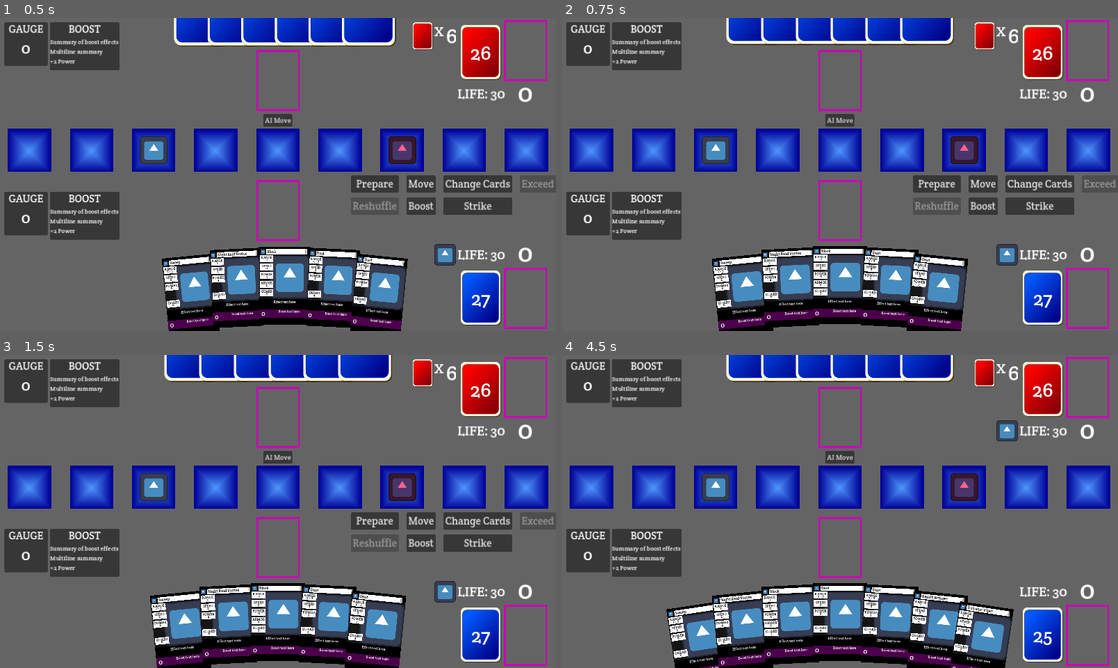
Above: before the commit, frames 1-4 (two rows, left to right).
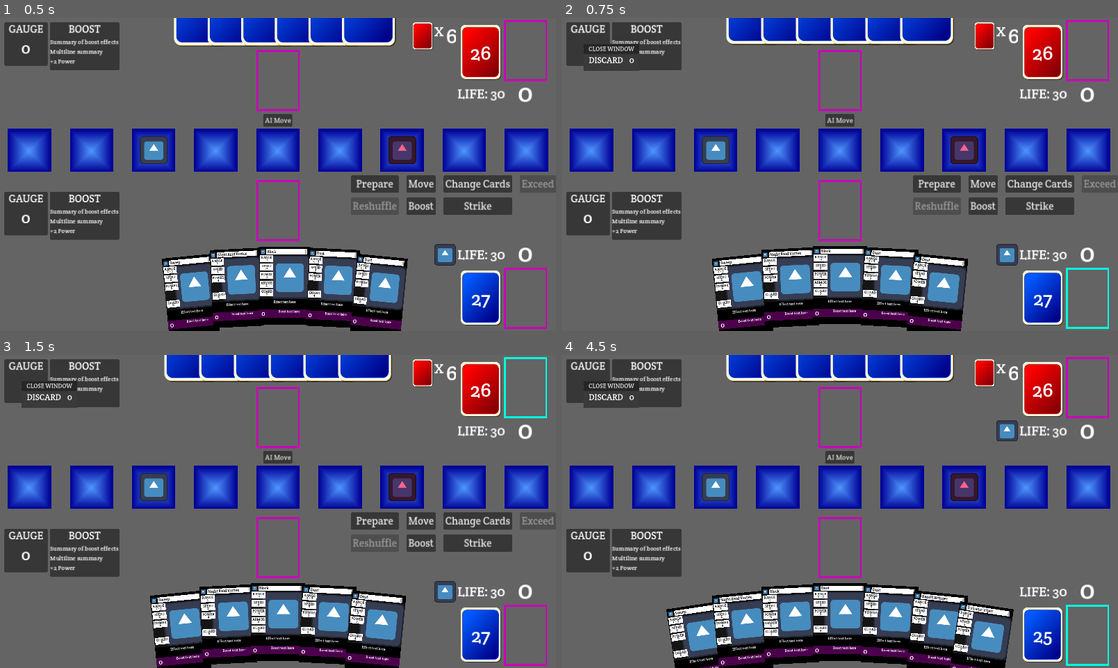
Above: after the commit, the same moments.

Repository: daniel-k-taylor/exceedgameclient
Game: Godot game, scene res://scenes/game/game.tscn
The game is run twice, just before and just after one commit, with the same random seed, the same clock (stepped at 60 frames per second) and the same inputs. The engine's default icon, where the game draws it, is replaced by a stand-in: a white triangle on a blue panel in a dark square.
Inputs (mouse positions are in pixels of both pictures, inside the frame that each line leads up to):
- Up to frame 1 (0.5 s): no input
- Up to frame 2 (0.75 s): click (1090, 299) at 0.52 s
- Up to frame 3 (1.5 s): click (528, 386) at 1.27 s
- Up to frame 4 (4.5 s): click "AI Move" at 2 s; click "Prepare" at 2.75 s; click (1040, 636) at 3.52 s; click (1090, 636) at 4.27 s

Frame 1 is identical in both runs. In frame 2, 0.6% of the frame differs, in the area x 3-99%, y 8-100%; in frame 3, 0.6%; in frame 4, 0.6%.

Commit message:
Discard viewing done

Diff:
--- a/scenes/card/card_base.gd
+++ b/scenes/card/card_base.gd
@@ -22,7 +22,7 @@
 	CardState_InDeck,
 	CardState_InHand,
 	CardState_InGauge,
-	CardState_InGauge_Popout,
+	CardState_InPopout,
 	CardState_Discarding,
 	CardState_Discarded,
 	CardState_InStrike,
@@ -92,7 +92,7 @@
 			visible = true
 
 	match state:
-		CardState.CardState_InHand, CardState.CardState_InStrike, CardState.CardState_InGauge_Popout, CardState.CardState_Focusing:
+		CardState.CardState_InHand, CardState.CardState_InStrike, CardState.CardState_InPopout, CardState.CardState_Focusing:
 			set_hover_visible(true)
 		_:
 			set_hover_visible(false)
@@ -297,7 +297,7 @@
 
 func _on_focus_mouse_entered():
 	match state:
-		CardState.CardState_InHand, CardState.CardState_Unfocusing, CardState.CardState_InStrike, CardState.CardState_InGauge_Popout:
+		CardState.CardState_InHand, CardState.CardState_Unfocusing, CardState.CardState_InStrike, CardState.CardState_InPopout:
 			focus()
 
 
--- a/scenes/game/card_popout.tscn
+++ b/scenes/game/card_popout.tscn
@@ -1,11 +1,15 @@
-[gd_scene load_steps=3 format=3 uid="uid://dxtsdthw5sxbc"]
+[gd_scene load_steps=4 format=3 uid="uid://dxtsdthw5sxbc"]
 
 [ext_resource type="Texture2D" uid="uid://dh8tat2r8ttx1" path="res://assets/cards/card_border_highlight.png" id="1_jo5c8"]
 [ext_resource type="Script" path="res://scenes/game/card_popout.gd" id="1_n2e25"]
+
+[sub_resource type="StyleBoxFlat" id="StyleBoxFlat_r26q8"]
+bg_color = Color(0.227451, 0.227451, 0.227451, 1)
 
 [node name="CardPopout" type="PanelContainer"]
 offset_right = 250.0
 offset_bottom = 350.0
+theme_override_styles/panel = SubResource("StyleBoxFlat_r26q8")
 script = ExtResource("1_n2e25")
 
 [node name="PopoutVBox" type="VBoxContainer" parent="."]
--- a/scenes/game/game.gd
+++ b/scenes/game/game.gd
@@ -128,8 +128,12 @@
 		if event is InputEventMouseButton and event.is_released():
 			pass
 
-func discard_card(card, discard_location, new_parent, is_player : bool):
-	var discard_pos = discard_location.global_position + discard_location.size * discard_location.scale /2
+func get_discard_location(discard_node):
+	var discard_pos = discard_node.global_position + discard_node.size * discard_node.scale /2
+	return discard_pos
+
+func discard_card(card, discard_node, new_parent, is_player : bool):
+	var discard_pos = get_discard_location(discard_node)
 	# Make sure the card is faceup.
 	card.flip_card_to_front(true)
 	card.discard_to(discard_pos, CardBase.CardState.CardState_Discarded)
@@ -720,63 +724,96 @@
 	_handle_events(events)
 
 # Popout Functions
-
-func _toggle_popout(popout):
-	popout.visible = not popout.visible
-
-func _update_gauge_for_player(amount : int, gauge_cards, gauge_panel : GaugePanel):
-	gauge_popout.set_amount(amount)
-	if gauge_popout.visible:
-		await gauge_popout.clear(len(gauge_cards))
-		for i in range(len(gauge_cards)):
-			var card = gauge_cards[i]
+func _update_popout_cards(popout, amount : int, cards_in_popout : Array, not_visible_position : Vector2, card_return_state : CardBase.CardState):
+	popout.set_amount(amount)
+	if popout.visible:
+		await popout.clear(len(cards_in_popout))
+		for i in range(len(cards_in_popout)):
+			var card = cards_in_popout[i]
 			card.set_selected(false)
 			# Assign positions
-			var pos = gauge_popout.get_slot_position(i)
+			var pos = popout.get_slot_position(i)
 			card.position = pos + CardBase.SmallCardScale * CardBase.ActualCardSize / 2
-			card.change_state(CardBase.CardState.CardState_InGauge_Popout)
+			card.change_state(CardBase.CardState.CardState_InPopout)
 			card.set_resting_position(card.position, 0)
 	else:
 		# When clearing, set the cards first before awaiting.
-		for i in range(len(gauge_cards)):
-			var card = gauge_cards[i]
+		for i in range(len(cards_in_popout)):
+			var card = cards_in_popout[i]
 			card.set_selected(false)
 			# Assign back to gauge
-			card.position = gauge_panel.get_center_pos()
-			card.change_state(CardBase.CardState.CardState_InGauge)
+			card.position = not_visible_position
+			card.change_state(card_return_state)
 			card.set_resting_position(card.position, 0)
-		await gauge_popout.clear(0)
-	for i in range(len(gauge_cards)):
-		var card = gauge_cards[i]
+		await popout.clear(0)
+	for i in range(len(cards_in_popout)):
+		var card = cards_in_popout[i]
 		card.set_selected(false)
-		if gauge_popout.visible:
+		if popout.visible:
 			# Assign positions
-			var pos = gauge_popout.get_slot_position(i)
+			var pos = popout.get_slot_position(i)
 			card.position = pos + CardBase.SmallCardScale * CardBase.ActualCardSize / 2
-			card.change_state(CardBase.CardState.CardState_InGauge_Popout)
+			card.change_state(CardBase.CardState.CardState_InPopout)
 			card.set_resting_position(card.position, 0)
 
 func clear_gauge_popout():
-	await _update_gauge_for_player(len(game_logic.player.gauge), $AllCards/PlayerGauge.get_children(), $PlayerGauge)
-	await _update_gauge_for_player(len(game_logic.opponent.gauge), $AllCards/OpponentGauge.get_children(), $OpponentGauge)
+	await _update_popout_cards(
+		gauge_popout,
+		len(game_logic.player.gauge),
+		$AllCards/PlayerGauge.get_children(),
+		$PlayerGauge.get_center_pos(),
+		CardBase.CardState.CardState_InGauge
+	)
+	await _update_popout_cards(
+		gauge_popout,
+		len(game_logic.opponent.gauge),
+		$AllCards/OpponentGauge.get_children(),
+		$OpponentGauge.get_center_pos(),
+		CardBase.CardState.CardState_InGauge
+	)
+
+func clear_discard_popout():
+	await _update_popout_cards(
+		discard_popout,
+		len(game_logic.player.discards),
+		$AllCards/PlayerDiscards.get_children(),
+		get_discard_location($PlayerDeck/Discard),
+		CardBase.CardState.CardState_Discarded
+	)
+	await _update_popout_cards(
+		discard_popout,
+		len(game_logic.player.discards),
+		$AllCards/OpponentDiscards.get_children(),
+		get_discard_location($OpponentDeck/Discard),
+		CardBase.CardState.CardState_Discarded
+	)
 
 func _on_gauge_popout_close_window():
-	_toggle_popout(gauge_popout)
-	clear_gauge_popout()
+	gauge_popout.visible = false
+	await clear_gauge_popout()
 
 func _on_discard_popout_close_window():
-	_toggle_popout(discard_popout)
+	discard_popout.visible = false
+	await clear_discard_popout()
+
+func show_popout(popout, clear_func, card_node, card_rest_position : Vector2, card_rest_state : CardBase.CardState):
+	if popout.visible:
+		popout.visible = false
+		await clear_func.call()
+	popout.visible = true
+	var cards = card_node.get_children()
+	_update_popout_cards(popout, len(cards), cards, card_rest_position, card_rest_state)
 
 func _on_player_gauge_gauge_clicked():
-	if gauge_popout.visible:
-		_toggle_popout(gauge_popout)
-		await clear_gauge_popout()
-	_toggle_popout(gauge_popout)
-	_update_gauge_for_player(len(game_logic.player.gauge), $AllCards/PlayerGauge.get_children(), $PlayerGauge)
+	await _on_discard_popout_close_window()
+	show_popout(gauge_popout, clear_gauge_popout, $AllCards/PlayerGauge, $PlayerGauge.get_center_pos(), CardBase.CardState.CardState_InGauge)
 
 func _on_opponent_gauge_gauge_clicked():
-	if gauge_popout.visible:
-		_toggle_popout(gauge_popout)
-		await clear_gauge_popout()
-	_toggle_popout(gauge_popout)
-	_update_gauge_for_player(len(game_logic.opponent.gauge), $AllCards/OpponentGauge.get_children(), $OpponentGauge)
+	await _on_discard_popout_close_window()
+	show_popout(gauge_popout, clear_gauge_popout, $AllCards/OpponentGauge, $OpponentGauge.get_center_pos(), CardBase.CardState.CardState_InGauge)
+
+func _on_player_discard_button_pressed():
+	show_popout(discard_popout, clear_discard_popout, $AllCards/PlayerDiscards, get_discard_location($PlayerDeck/Discard), CardBase.CardState.CardState_Discarded)
+
+func _on_opponent_discard_button_pressed():
+	show_popout(discard_popout, clear_discard_popout, $AllCards/OpponentDiscards, get_discard_location($OpponentDeck/Discard), CardBase.CardState.CardState_Discarded)
--- a/scenes/game/game.tscn
+++ b/scenes/game/game.tscn
@@ -12,8 +12,11 @@
 [ext_resource type="Texture2D" uid="uid://b08j76upbucvr" path="res://assets/cards/arena_border_highlight_selected.png" id="6_qfd2s"]
 [ext_resource type="PackedScene" uid="uid://dsc63si41lg6t" path="res://scenes/game/boost_zone.tscn" id="7_gn0of"]
 [ext_resource type="PackedScene" uid="uid://1624xgdxrrg5" path="res://scenes/game/life_scene.tscn" id="8_mqi3u"]
+[ext_resource type="Texture2D" uid="uid://60aipui45hh3" path="res://assets/cards/card_border_highlight_discard_pile.png" id="9_dpbn3"]
 [ext_resource type="PackedScene" uid="uid://ckjlv124xttrc" path="res://scenes/game/character.tscn" id="9_rhsuv"]
 [ext_resource type="PackedScene" uid="uid://dxtsdthw5sxbc" path="res://scenes/game/card_popout.tscn" id="14_lyeqj"]
+[ext_resource type="Texture2D" uid="uid://ded5jrn5yju2j" path="res://assets/cards/card_border_highlight_pressed.png" id="16_laiwo"]
+[ext_resource type="Texture2D" uid="uid://mn1hj4i3k7l7" path="res://assets/cards/card_border_highlight_selected.png" id="17_rr8uh"]
 
 [node name="GameScene" type="Node2D"]
 script = ExtResource("1_4f5jr")
@@ -286,15 +289,14 @@
 vertical_alignment = 1
 
 [node name="Discard" type="TextureButton" parent="PlayerDeck"]
-modulate = Color(0.8, 0, 0.729412, 1)
 offset_left = 1160.0
 offset_top = 575.0
 offset_right = 1410.0
 offset_bottom = 925.0
 scale = Vector2(0.4, 0.4)
-texture_normal = ExtResource("4_5y76h")
-texture_pressed = ExtResource("4_5y76h")
-texture_hover = ExtResource("4_5y76h")
+texture_normal = ExtResource("9_dpbn3")
+texture_pressed = ExtResource("9_dpbn3")
+texture_hover = ExtResource("9_dpbn3")
 
 [node name="DiscardCount" type="Label" parent="PlayerDeck"]
 offset_left = 1178.0
@@ -343,15 +345,14 @@
 vertical_alignment = 1
 
 [node name="Discard" type="TextureButton" parent="OpponentDeck"]
-modulate = Color(0.8, 0, 0.729412, 1)
 offset_left = 1160.0
 offset_top = 5.0
 offset_right = 1410.0
 offset_bottom = 355.0
 scale = Vector2(0.4, 0.4)
-texture_normal = ExtResource("4_5y76h")
-texture_pressed = ExtResource("4_5y76h")
-texture_hover = ExtResource("4_5y76h")
+texture_normal = ExtResource("9_dpbn3")
+texture_pressed = ExtResource("9_dpbn3")
+texture_hover = ExtResource("9_dpbn3")
 
 [node name="DiscardCount" type="Label" parent="OpponentDeck"]
 offset_left = 1178.0
@@ -464,14 +465,10 @@
 
 [node name="DiscardPopout" parent="." instance=ExtResource("14_lyeqj")]
 visible = false
-anchors_preset = 1
-anchor_left = 1.0
-anchor_right = 1.0
-offset_left = 590.0
+offset_left = 50.0
 offset_top = 60.0
-offset_right = 1940.0
-offset_bottom = 905.0
-grow_horizontal = 0
+offset_right = 293.0
+offset_bottom = 185.0
 scale = Vector2(0.5, 0.5)
 
 [node name="AllCards" type="Node2D" parent="."]
@@ -497,6 +494,24 @@
 [node name="PlayerDeck" type="Node2D" parent="AllCards"]
 
 [node name="OpponentDeck" type="Node2D" parent="AllCards"]
+
+[node name="PlayerDiscardButton" type="TextureButton" parent="."]
+offset_left = 1160.0
+offset_top = 575.0
+offset_right = 1410.0
+offset_bottom = 925.0
+scale = Vector2(0.4, 0.4)
+texture_pressed = ExtResource("16_laiwo")
+texture_hover = ExtResource("17_rr8uh")
+
+[node name="OpponentDiscardButton" type="TextureButton" parent="."]
+offset_left = 1160.0
+offset_top = 5.0
+offset_right = 1410.0
+offset_bottom = 355.0
+scale = Vector2(0.4, 0.4)
+texture_pressed = ExtResource("16_laiwo")
+texture_hover = ExtResource("17_rr8uh")
 
 [connection signal="pressed" from="StaticUI/StaticUIVBox/TopMargin/AIMoveButton" to="." method="_on_ai_move_button_pressed"]
 [connection signal="pressed" from="StaticUI/StaticUIVBox/Arena/ArenaSquare1/Border" to="." method="_on_arena_location_pressed" binds= [1]]
@@ -521,3 +536,5 @@
 [connection signal="gauge_clicked" from="OpponentGauge" to="." method="_on_opponent_gauge_gauge_clicked"]
 [connection signal="close_window" from="GaugePopout" to="." method="_on_gauge_popout_close_window"]
 [connection signal="close_window" from="DiscardPopout" to="." method="_on_discard_popout_close_window"]
+[connection signal="pressed" from="PlayerDiscardButton" to="." method="_on_player_discard_button_pressed"]
+[connection signal="pressed" from="OpponentDiscardButton" to="." method="_on_opponent_discard_button_pressed"]
Binary file added: assets/cards/card_border_highlight_discard_pile.png
Binary file added: assets/cards/card_border_highlight_pressed.png
Binary file added: assets/cards/card_border_highlight_selected.png
Not shown: 1 places in scenes/game/game.tscn that only renumber resources
Not shown, changed: work.todo
